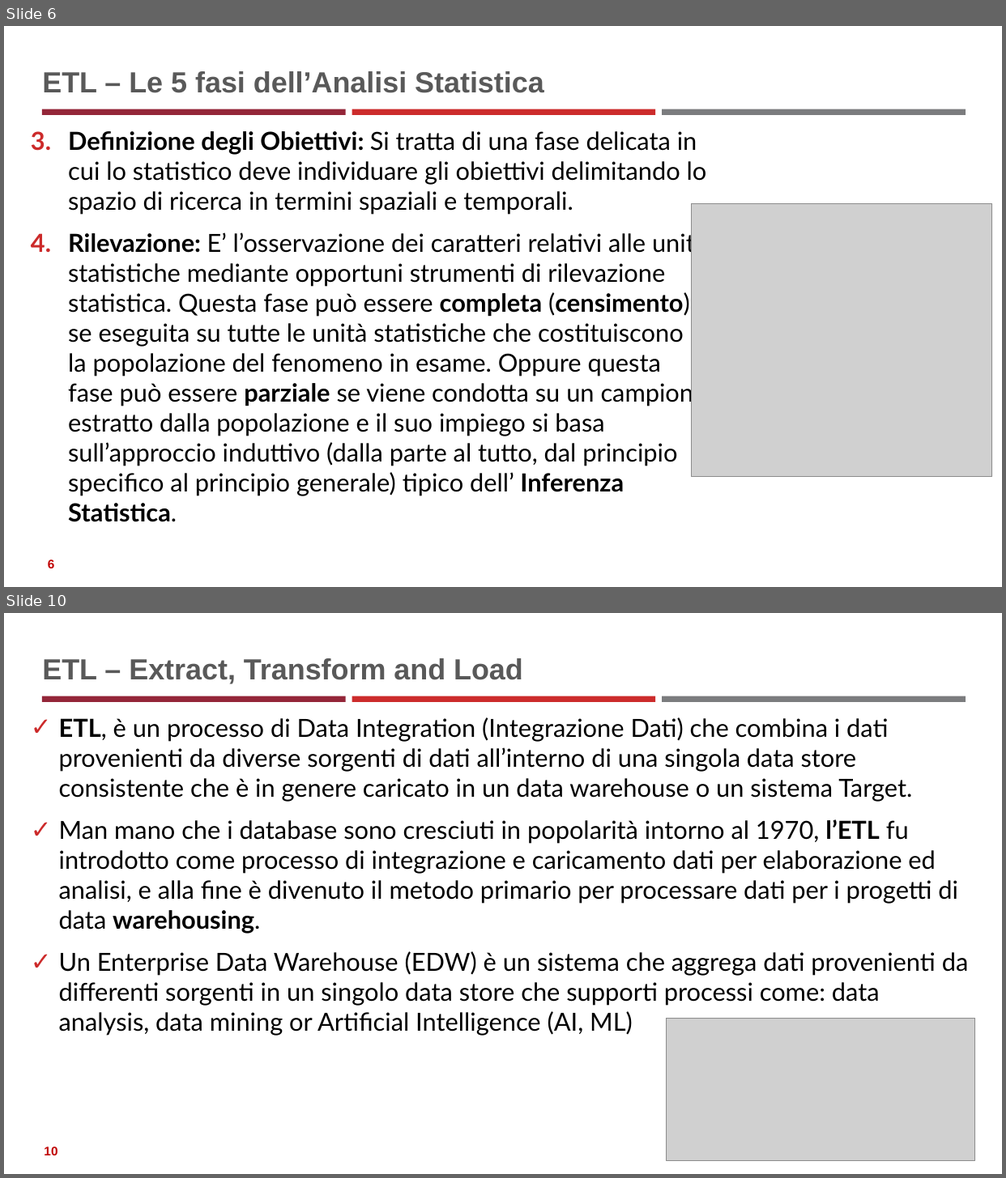
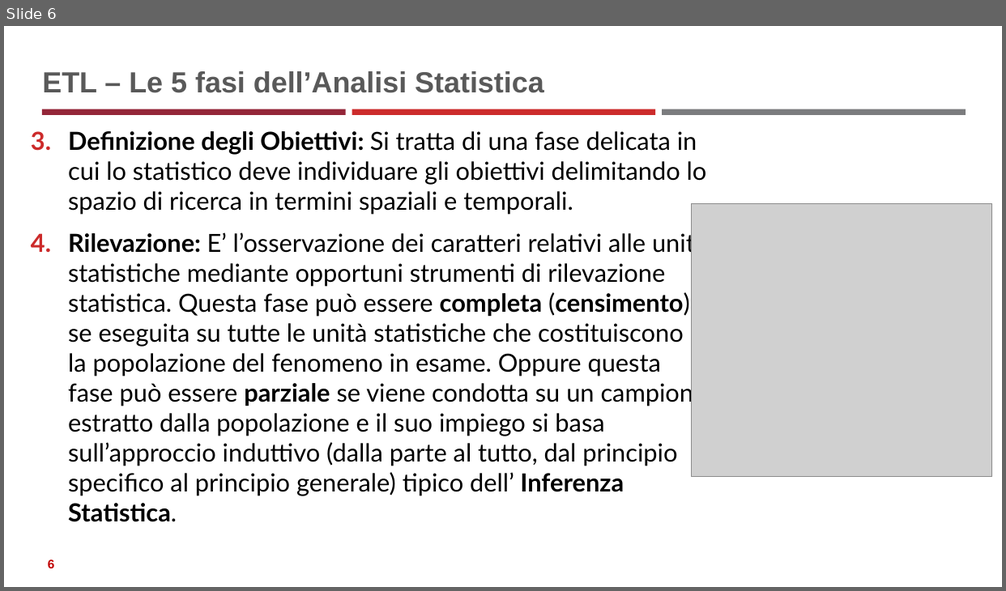
Before and after one commit to neural1977/data_science_interview_material, a slide deck: Statistics_ita.pptx. Shown one above the other, each under a label of ours: slides 6 and 10 before the commit, slide 6 after it; the slides between them are not shown. The pictures are 1006x1178 and 1006x591 pixels, drawn with LibreOffice and Linux fonts; fonts in the diff are those of the drawing; grey boxes stand for pictures. Boxes give left, top, right and bottom in pixels: in the first picture for what was removed or moved away, otherwise in the second. Text is boxed around its words. In the diff, an @@ line names an element or a change of style, - is before the commit and + after.

```diff
--- a/Statistics_ita.pptx
+++ b/Statistics_ita.pptx
@@ slide 10 removed at bbox=[4, 613, 1002, 1174], background #FFFFFF; not listed: 3 template elements that a slide beside it also shows @@
@@ title removed at bbox=[42, 658, 523, 684] @@
-ETL – Extract, Transform and Load
@@ text removed at bbox=[59, 717, 969, 1036] @@
-✓ ETL, è un processo di Data Integration (Integrazione Dati) che combina i dati provenienti da diverse sorgenti di dati all’interno di una singola data store consistente che è in genere caricato in un data warehouse o un sistema Target.
-✓ Man mano che i database sono cresciuti in popolarità intorno al 1970, l’ETL fu introdotto come processo di integrazione e caricamento dati per elaborazione ed analisi, e alla fine è divenuto il metodo primario per processare dati per i progetti di data warehousing.
-✓ Un Enterprise Data Warehouse (EDW) è un sistema che aggrega dati provenienti da differenti sorgenti in un singolo data store che supporti processi come: data analysis, data mining or Artificial Intelligence (AI, ML)
@@ picture removed at bbox=[667, 1019, 976, 1161] @@
@@ page number removed at bbox=[44, 1147, 57, 1156] @@
-10
```
Also in this commit, not shown: 1 slide added, 5 other slides removed, 5 other files.
